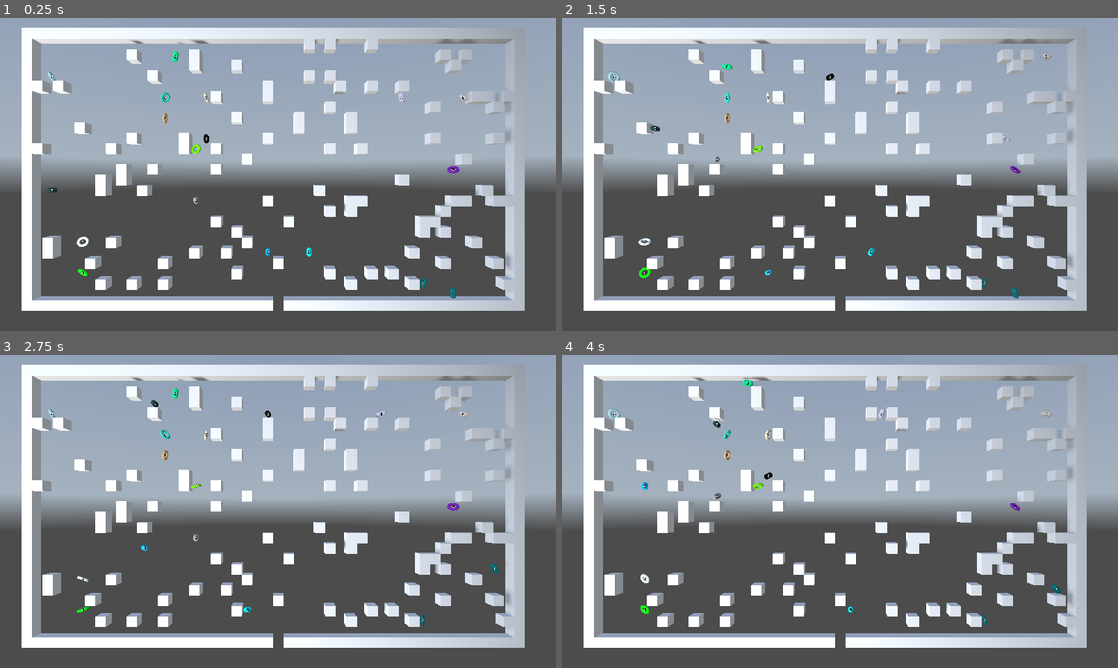
Above: before the commit, frames 1-4 (two rows, left to right).
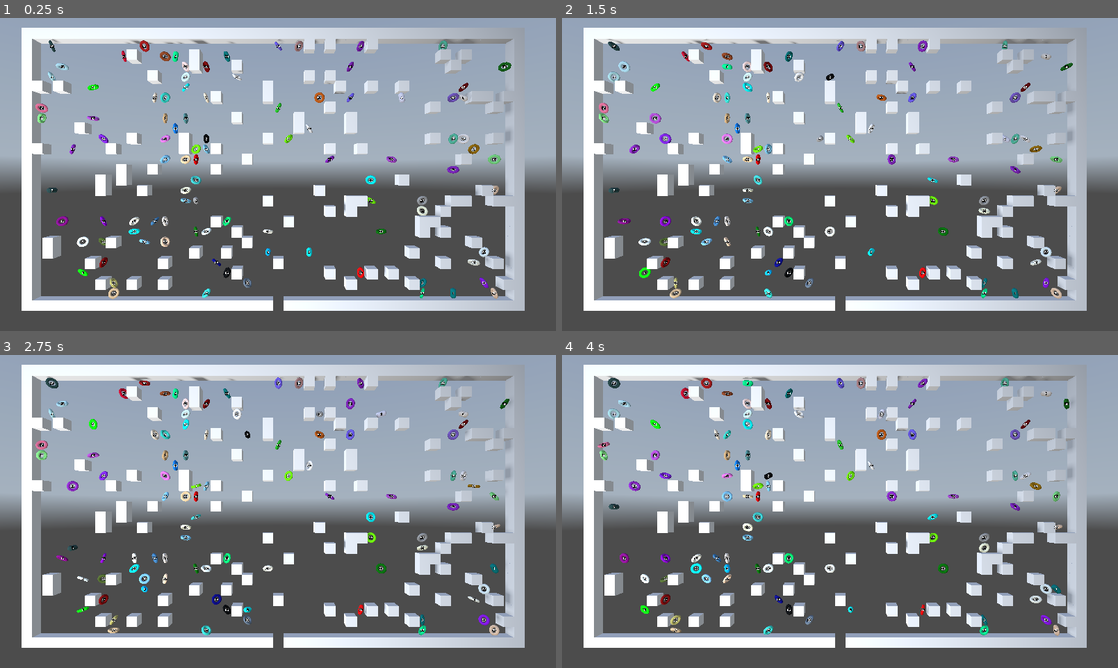
Above: after the commit, the same moments.

Repository: kasworld/gd4snakebyte3d
Game: Godot game, scene res://main.tscn
The game is run twice, just before and just after one commit, with the same random seed, the same clock (stepped at 60 frames per second) and the same inputs. A sky picture missing from this copy of the repository is replaced by a grey-blue gradient.
Inputs (mouse positions are in pixels of both pictures, inside the frame that each line leads up to):
- Up to frame 1 (0.25 s): no input
- Up to frame 2 (1.5 s): tap Enter at 0.5 s; move the mouse to (962, 158) at 0.52 s; click (962, 158) at 0.67 s; move the mouse to (728, 190) at 1.27 s; click (728, 190) at 1.42 s
- Up to frame 3 (2.75 s): move the mouse to (333, 442) at 2.02 s; click (333, 442) at 2.17 s
- Up to frame 4 (4 s): move the mouse to (812, 574) at 2.77 s; click (812, 574) at 2.92 s; move the mouse to (1006, 558) at 3.52 s; click (1006, 558) at 3.67 s

The runs differ from the first frame. In frame 1, 2.5% of the frame differs, in the area x 6-92%, y 6-90%; in frame 2, 2.7%; in frame 3, 2.7%; in frame 4, 2.8%.

Commit message:
move code to apple

Diff:
--- a/apple.gd
+++ b/apple.gd
@@ -17,6 +17,9 @@
 	$"모양".mesh.material.albedo_color = NamedColorList.color_list.pick_random()[0]
 	$"모양".rotation.z = randf_range(-PI,PI)
 	rotate_v = randf_range(-5,5)
+	var old = field.set_at(p2d, Things.Apple)
+	assert(old == null, "apple pos %s not empty %s" % [self, old])
+	position = get_pos3d()
 	return self
 
 func get_pos3d() -> Vector3:
--- a/stage.gd
+++ b/stage.gd
@@ -23,15 +23,13 @@
 		add_child(pl)
 		plum_list.append(pl)
 
-	for i in 10:
+	for i in 100:
 		var pos := rand2dpos()
 		if field.get_at(pos) != null:
 			continue
-		field.set_at(pos, Things.Apple)
-		var ap = apple_scene.instantiate().init(field, pos , i)
+		var ap = apple_scene.instantiate().init(field, pos, i)
 		add_child(ap)
 		apple_list.append(ap)
-		ap.position = ap.get_pos3d()
 
 func process_frame() -> void:
 	for p in plum_list:
